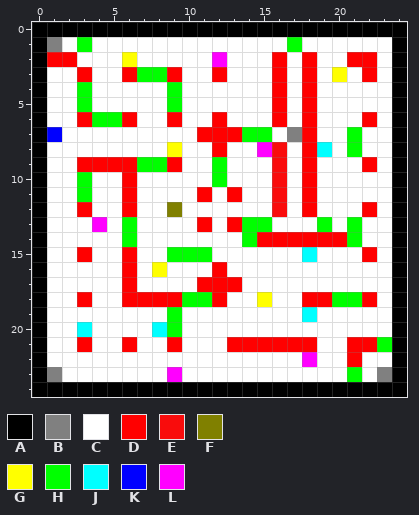
Pixel-art sprite: ProduceGame/android/assets/maps/level_1.png. Above is the file before it was changed.
The file is 25x25 pixels.
Palette (. is transparent): A #000000  B #808080  C #ffffff  D #ff0000  E #f90c0c  F #808000  G #ffff00  H #00ff00  J #00ffff  K #0000ff  L #ff00ff
Pixels before, first column x 0:
 0 AAAAAAAAAAAAAAAAAAAAAAAAA
 1 ABCHCCCCCCCCCCCCCHCCCCCCA
 2 ADDCCCGCCCCCLCCCDCDCCDDCA
 3 ACCDCCDHHDCCDCCCDCDCGCDCA
 4 ACCHCCCCCHCCCCCCDCDCCCCCA
 5 ACCHCCCCCHCCCCCCDCDCCCCCA
 6 ACCDHHDCCDCCDCCCDCDCCCDCA
 7 AKCCCCCCCCCDDDHHCBDCCHCCA
 8 ACCCCCCCCGCCDCCLECDJCHCCA
 9 ACCDDDDHHDCCHCCCECDCCCDCA
10 ACCHCCDCCCCCHCCCECDCCCCCA
11 ACCHCCDCCCCDCDCCECDCCCCCA
12 ACCDCCDCCFCCCCCCECDCCCDCA
13 ACCCLCHCCCCDCDHHCCCHCHCCA
14 ACCCCCHCCCCCCCHDDDDDDHCCA
15 ACCDCCDCCHHHCCCCCCJCCCDCA
16 ACCCCCDCGCCCDCCCCCCCCCCCA
17 ACCCCCDCCCCDDDCCCCCCCCCCA
18 ACCDCCDDDDHHDCCGCCDDHHDCA
19 ACCCCCCCCHCCCCCCCCJCCCCCA
20 ACCJCCCCJHCCCCCCCCCCCCCCA
21 ACCDCCDCCDCCCDDDDDDCCDDHA
22 ACCCCCCCCCCCCCCCCCLCCDCCA
23 ABCCCCCCCLCCCCCCCCCCCHCBA
24 AAAAAAAAAAAAAAAAAAAAAAAAA
The same view after the edit:
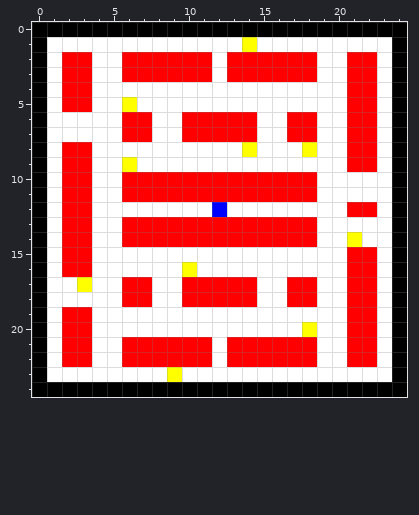
Difference:
Colour C replaces colour B in row 1 at x 1; in row 23 at x 1 and 23.
Colour C replaces colour D in row 2 at x 1; in row 3 at x 12; in rows 4 to 5 at x 16 and 18; in row 6 at x 3, 9 and 16; in row 8 at x 12; in row 9 at x 4 to 5, 9 and 18.
Colour C replaces colour D in row 12 at x 6 and 18; in row 14 at x 19 to 20; in row 15 at x 6; in row 16 at x 6 and 12; in row 18 at x 3, 8 to 9 and 19.
Colour C replaces colour E in rows 8 to 9 at x 16; in row 12 at x 16.
Colour C replaces colour F in row 12 at x 9.
Colour C replaces colour G in row 3 at x 20; in row 8 at x 9; in row 16 at x 8; in row 18 at x 15.
Colour C replaces colour H in row 1 at x 3 and 17; in rows 4 to 5 at x 9; in row 6 at x 4 to 5; in row 7 at x 15; in row 9 at x 7 to 8 and 12; in row 13 at x 19 and 21.
Colour C replaces colour H in row 15 at x 9 to 11; in row 18 at x 20; in rows 19 to 20 at x 9; in row 21 at x 23; in row 23 at x 21.
Colour C replaces colour J in row 8 at x 19; in row 15 at x 18; in row 19 at x 18; in row 20 at x 8.
Colour C replaces colour K in row 7 at x 1.
Colour C replaces colour L in row 2 at x 12; in row 8 at x 15; in row 13 at x 4.
Colour D replaces colour B in row 7 at x 17.
Colour D replaces colour C in row 2 at x 3, 7 to 11, 13 to 15 and 17; in row 3 at x 2, 10 to 11, 13 to 15, 17 and 21; in rows 4 to 5 at x 2 and 21 to 22; in row 6 at x 7, 10 to 11, 13 to 14, 17 and 21; in row 7 at x 6 to 7, 10 and 22; in row 8 at x 2 to 3 and 22.
Colour D replaces colour C in row 9 at x 2 and 21; in row 10 at x 2, 7 to 11, 13 to 15 and 17; in row 11 at x 2, 7 to 10, 12, 14 to 15 and 17; in row 12 at x 2 and 21; in row 13 at x 2 to 3, 7 to 10, 12 and 16 to 18; in row 14 at x 2 to 3 and 7 to 13.
Colour D replaces colour C in row 15 at x 2 and 21; in row 16 at x 2 to 3 and 21 to 22; in row 17 at x 7, 10, 14, 17 to 18 and 21 to 22; in row 18 at x 13 to 14 and 17; in row 19 at x 2 to 3 and 21 to 22; in row 20 at x 2 and 21 to 22.
Colour D replaces colour C in row 21 at x 2, 7 to 8 and 10 to 11; in row 22 at x 2 to 3, 6 to 11, 13 to 17 and 22.
Colour D replaces colour E in rows 10 to 11 at x 16.
Colour D replaces colour G in row 2 at x 6.
Colour D replaces colour H in row 3 at x 7 to 8; in rows 4 to 5 at x 3; in row 7 at x 14 and 21; in row 8 at x 21; in row 10 at x 3 and 12; in row 11 at x 3.
Colour D replaces colour H in row 13 at x 6 and 14 to 15; in row 14 at x 6 and 14; in row 18 at x 10 to 11 and 21.
Colour D replaces colour J in row 20 at x 3.
Colour D replaces colour L in row 22 at x 18.
Colour G replaces colour C in row 1 at x 14; in row 5 at x 6; in row 8 at x 14; in row 16 at x 10; in row 17 at x 3; in row 20 at x 18.
Colour G replaces colour D in row 8 at x 18; in row 9 at x 6.
Colour G replaces colour H in row 14 at x 21.
Colour G replaces colour L in row 23 at x 9.
Colour K replaces colour C in row 12 at x 12.
Pixel boxes of the changes (left, top, right, bottom) in both pictures:
changed: (47, 37, 392, 382)
